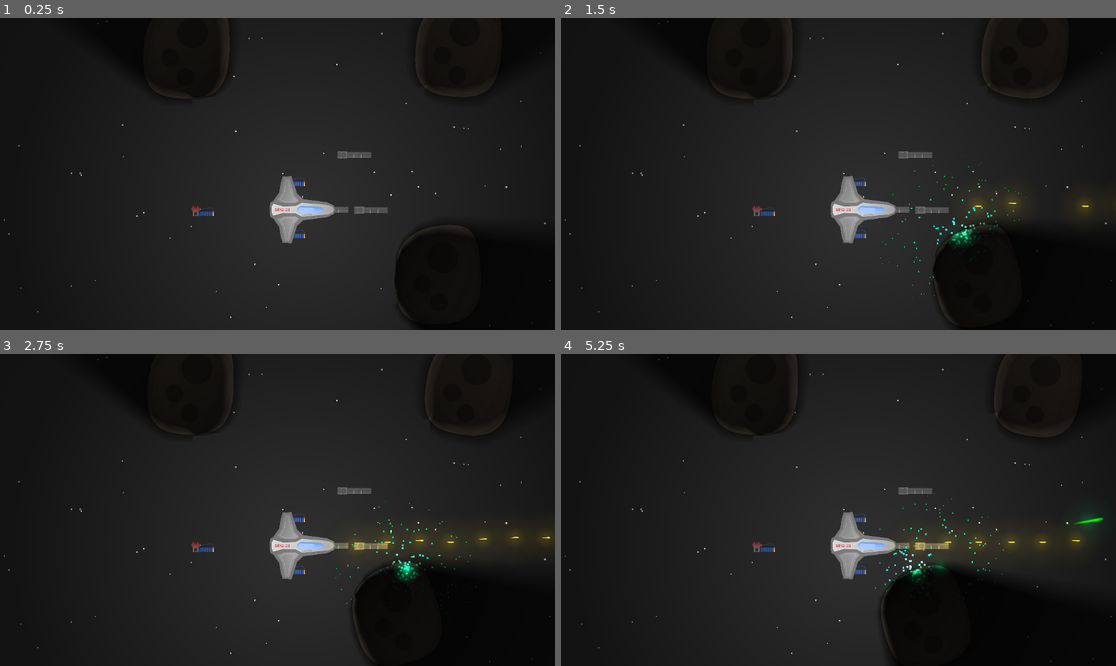
Above: before the commit, frames 1-4 (two rows, left to right).
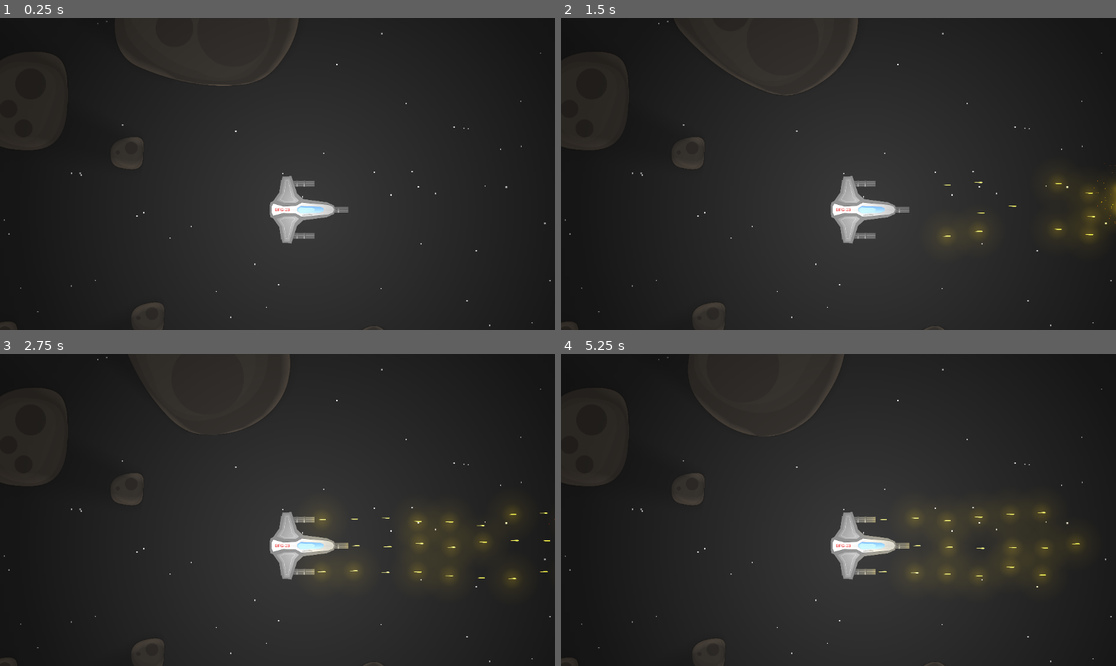
Above: after the commit, the same moments.

Repository: mkormout/graviton
Game: Godot game, scene res://world.tscn
The game is run twice, just before and just after one commit, with the same random seed, the same clock (stepped at 60 frames per second) and the same inputs.
Inputs:
- Up to frame 1 (0.25 s): no input
- Up to frame 2 (1.5 s): hold Space 0.53-1.28 s; tap Space at 1.35 s
- Up to frame 3 (2.75 s): tap Space at 1.52, 1.82 s; hold Space from 2.03 s (still down)
- Up to frame 4 (5.25 s): release Space at 2.78 s; tap Space at 2.85, 3.02, 3.32, 4.35, 4.52, 4.82 s; hold Space 3.53-4.28 s; hold Space from 5.03 s (still down)

The runs differ from the first frame. In frame 1, 11% of the frame differs, in the area x 0-100%, y 0-100%; in frame 2, 15%; in frame 3, 16%; in frame 4, 18%.

Commit message:
shoot sounds

Diff:
--- a/components/asteroid.gd
+++ b/components/asteroid.gd
@@ -1,2 +1,5 @@
 class_name Asteroid
 extends RigidBody2D
+
+func _ready():
+	contact_monitor = true
--- a/components/mountable-weapon.gd
+++ b/components/mountable-weapon.gd
@@ -6,6 +6,7 @@
 @export var rate: float
 @export var velocity: float
 @export var spread: float
+@export var sound: AudioStreamPlayer2D
 
 var shot_timer: Timer
 
@@ -33,5 +34,7 @@
 			) * velocity,
 		)
 		add_child(instance)
+		if sound:
+			sound.play()
 		shot_timer.start(rate)
 	pass
--- /dev/null
+++ b/prefabs/asteroid-large-1.tscn
@@ -0,0 +1,21 @@
+[gd_scene load_steps=4 format=3 uid="uid://bs6g3mnrmhoii"]
+
+[ext_resource type="Script" path="res://components/asteroid.gd" id="1_sf3na"]
+[ext_resource type="Texture2D" uid="uid://dyim1oylx08mh" path="res://images/asteroid-large-1.png" id="2_ffpnp"]
+
+[sub_resource type="OccluderPolygon2D" id="OccluderPolygon2D_q2mew"]
+polygon = PackedVector2Array(-250, 808, 42, 853, 412, 854, 667, 803, 814, 721, 939, 572, 1041, 389, 1089, 182, 1096, 7, 1068, -149, 1012, -274, 930, -406, 793, -500, 594, -542, 456, -578, 303, -660, 85, -789, -42, -833, -340, -864, -580, -842, -777, -762, -913, -639, -1009, -467, -1072, -178, -1093, 110, -1056, 311, -969, 446, -777, 605, -600, 700, -417, 763)
+
+[node name="Asteroid-large-1" type="RigidBody2D"]
+collision_layer = 3
+mass = 100000.0
+script = ExtResource("1_sf3na")
+
+[node name="Sprite2D" type="Sprite2D" parent="."]
+texture = ExtResource("2_ffpnp")
+
+[node name="CollisionPolygon2D" type="CollisionPolygon2D" parent="."]
+polygon = PackedVector2Array(-744, 632, -493, 740, -144, 830, 106, 859, 399, 857, 657, 806, 811, 713, 921, 596, 1035, 392, 1089, 191, 1090, -35, 1033, -236, 934, -401, 754, -514, 475, -566, 270, -675, 45, -813, -243, -858, -555, -842, -801, -746, -933, -617, -1020, -436, -1089, -91, -1089, 169, -1044, 343, -901, 512)
+
+[node name="LightOccluder2D" type="LightOccluder2D" parent="."]
+occluder = SubResource("OccluderPolygon2D_q2mew")
--- /dev/null
+++ b/prefabs/asteroid-large-2.tscn
@@ -0,0 +1,21 @@
+[gd_scene load_steps=4 format=3 uid="uid://bat6fby04jm0q"]
+
+[ext_resource type="Script" path="res://components/asteroid.gd" id="1_pr5h4"]
+[ext_resource type="Texture2D" uid="uid://b1qeuxu053jf2" path="res://images/asteroid-large-2.png" id="2_d7tor"]
+
+[sub_resource type="OccluderPolygon2D" id="OccluderPolygon2D_5cxlc"]
+polygon = PackedVector2Array(-3, 784, 367, 766, 567, 712, 721, 598, 850, 403, 940, 152, 954, -83, 912, -245, 852, -386, 736, -521, 604, -623, 439, -693, 177, -770, -43, -788, -240, -771, -481, -729, -612, -663, -745, -557, -826, -416, -910, -179, -949, 55, -948, 256, -907, 425, -814, 562, -676, 655, -345, 749, -102, 779)
+
+[node name="Asteroid-large-2" type="RigidBody2D"]
+collision_layer = 3
+mass = 100000.0
+script = ExtResource("1_pr5h4")
+
+[node name="Sprite2D" type="Sprite2D" parent="."]
+texture = ExtResource("2_d7tor")
+
+[node name="CollisionPolygon2D" type="CollisionPolygon2D" parent="."]
+polygon = PackedVector2Array(-148, 772, 222, 782, 520, 730, 703, 619, 843, 407, 940, 143, 949, -128, 859, -373, 691, -568, 445, -686, 181, -765, -87, -789, -456, -737, -718, -589, -858, -358, -933, -79, -954, 218, -889, 469, -754, 620, -501, 710, -318, 749)
+
+[node name="LightOccluder2D" type="LightOccluder2D" parent="."]
+occluder = SubResource("OccluderPolygon2D_5cxlc")
--- a/prefabs/asteroid-medium-1.tscn
+++ b/prefabs/asteroid-medium-1.tscn
@@ -1,22 +1,20 @@
-[gd_scene load_steps=4 format=3 uid="uid://cwp2sgwkhew6n"]
+[gd_scene load_steps=4 format=3 uid="uid://bsbom0yj1xcx2"]
 
 [ext_resource type="Script" path="res://components/asteroid.gd" id="1_2vbdd"]
 [ext_resource type="Texture2D" uid="uid://c8yfvagmfbcxl" path="res://images/asteroid-medium-1.png" id="1_jdx2l"]
 
-[sub_resource type="OccluderPolygon2D" id="OccluderPolygon2D_x4f7r"]
-polygon = PackedVector2Array(53, 523, 249, 486, 362, 391, 432, 256, 443, 57, 458, -155, 425, -344, 341, -483, 57, -525, -174, -477, -343, -348, -418, -200, -454, 46, -435, 274, -367, 423, -241, 492)
+[sub_resource type="OccluderPolygon2D" id="OccluderPolygon2D_4oetr"]
+polygon = PackedVector2Array(-11, 510, 112, 510, 215, 485, 330, 420, 406, 286, 444, 117, 449, -147, 425, -338, 357, -448, 230, -503, 84, -513, -74, -498, -243, -431, -355, -321, -415, -186, -446, 5, -446, 187, -414, 315, -349, 409, -230, 480, -116, 507)
 
 [node name="Asteroid-medium-1" type="RigidBody2D"]
-collision_layer = 3
 mass = 50000.0
-inertia = 5000.0
 script = ExtResource("1_2vbdd")
 
 [node name="Sprite2D" type="Sprite2D" parent="."]
 texture = ExtResource("1_jdx2l")
 
 [node name="CollisionPolygon2D" type="CollisionPolygon2D" parent="."]
-polygon = PackedVector2Array(-447, -1, -427, -151, -366, -320, -261, -421, -123, -490, 111, -520, 330, -475, 405, -388, 443, -272, 453, -131, 440, 170, 414, 289, 359, 392, 242, 481, 71, 515, -106, 506, -247, 484, -357, 416, -411, 338, -442, 233)
+polygon = PackedVector2Array(-8, 511, 139, 506, 275, 460, 377, 356, 435, 180, 449, -59, 438, -278, 391, -408, 296, -483, 128, -512, -106, -488, -243, -426, -345, -336, -417, -176, -446, 18, -439, 221, -391, 367, -298, 455, -146, 501)
 
 [node name="LightOccluder2D" type="LightOccluder2D" parent="."]
-occluder = SubResource("OccluderPolygon2D_x4f7r")
+occluder = SubResource("OccluderPolygon2D_4oetr")
--- /dev/null
+++ b/prefabs/asteroid-medium-2.tscn
@@ -0,0 +1,21 @@
+[gd_scene load_steps=4 format=3 uid="uid://b8b07kcxmxfw1"]
+
+[ext_resource type="Script" path="res://components/asteroid.gd" id="1_it4vf"]
+[ext_resource type="Texture2D" uid="uid://cao3ij7i6ac28" path="res://images/asteroid-medium-2.png" id="2_eat6m"]
+
+[sub_resource type="OccluderPolygon2D" id="OccluderPolygon2D_uxoky"]
+polygon = PackedVector2Array(-117, 485, 32, 490, 216, 470, 357, 430, 467, 355, 525, 241, 542, 145, 536, -23, 515, -127, 459, -268, 386, -368, 284, -437, 161, -482, 32, -488, -49, -469, -126, -404, -186, -329, -268, -238, -358, -163, -474, -67, -525, 13, -541, 97, -534, 190, -495, 322, -438, 392, -382, 430, -306, 457, -211, 478)
+
+[node name="Asteroid-medium-2" type="RigidBody2D"]
+collision_layer = 3
+mass = 50000.0
+script = ExtResource("1_it4vf")
+
+[node name="Sprite2D" type="Sprite2D" parent="."]
+texture = ExtResource("2_eat6m")
+
+[node name="LightOccluder2D" type="LightOccluder2D" parent="."]
+occluder = SubResource("OccluderPolygon2D_uxoky")
+
+[node name="CollisionPolygon2D" type="CollisionPolygon2D" parent="."]
+polygon = PackedVector2Array(-144, 487, 78, 485, 249, 467, 393, 410, 489, 323, 540, 175, 536, -52, 471, -238, 362, -391, 195, -472, 71, -485, -21, -475, -82, -442, -147, -379, -247, -254, -375, -146, -481, -53, -538, 37, -535, 149, -516, 269, -448, 379, -354, 443, -249, 475)
--- /dev/null
+++ b/prefabs/asteroid-small-1.tscn
@@ -0,0 +1,21 @@
+[gd_scene load_steps=4 format=3 uid="uid://b3vjq05jtdfvv"]
+
+[ext_resource type="Script" path="res://components/asteroid.gd" id="1_rvqx0"]
+[ext_resource type="Texture2D" uid="uid://cj147elxy4bu0" path="res://images/asteroid-small-1.png" id="2_56l8v"]
+
+[sub_resource type="OccluderPolygon2D" id="OccluderPolygon2D_w77cl"]
+polygon = PackedVector2Array(-43, 158, 33, 169, 101, 161, 142, 137, 163, 94, 167, 19, 173, -66, 165, -130, 133, -161, 85, -172, 24, -166, -60, -149, -123, -108, -165, -57, -176, 9, -166, 70, -135, 121, -87, 147)
+
+[node name="Asteroid-small-1" type="RigidBody2D"]
+collision_layer = 3
+mass = 10000.0
+script = ExtResource("1_rvqx0")
+
+[node name="Sprite2D" type="Sprite2D" parent="."]
+texture = ExtResource("2_56l8v")
+
+[node name="CollisionPolygon2D" type="CollisionPolygon2D" parent="."]
+polygon = PackedVector2Array(-68, 153, 5, 166, 79, 167, 128, 151, 158, 106, 166, 17, 174, -66, 167, -128, 134, -162, 71, -172, -49, -150, -122, -112, -164, -53, -172, 18, -161, 82, -117, 134)
+
+[node name="LightOccluder2D" type="LightOccluder2D" parent="."]
+occluder = SubResource("OccluderPolygon2D_w77cl")
--- /dev/null
+++ b/prefabs/asteroid-small-2.tscn
@@ -0,0 +1,21 @@
+[gd_scene load_steps=4 format=3 uid="uid://bgngk1qmeh8ed"]
+
+[ext_resource type="Script" path="res://components/asteroid.gd" id="1_gwqjj"]
+[ext_resource type="Texture2D" uid="uid://c4gy34pv1a31w" path="res://images/asteroid-small-2.png" id="2_nu1et"]
+
+[sub_resource type="OccluderPolygon2D" id="OccluderPolygon2D_2rnp4"]
+polygon = PackedVector2Array(0, 173, 83, 170, 140, 155, 168, 115, 177, 59, 174, -39, 149, -109, 105, -156, 49, -172, -13, -169, -75, -146, -126, -104, -156, -49, -175, 16, -176, 62, -157, 114, -114, 151, -64, 167)
+
+[node name="Asteroid-small-2" type="RigidBody2D"]
+collision_layer = 3
+mass = 10000.0
+script = ExtResource("1_gwqjj")
+
+[node name="Sprite2D" type="Sprite2D" parent="."]
+texture = ExtResource("2_nu1et")
+
+[node name="CollisionPolygon2D" type="CollisionPolygon2D" parent="."]
+polygon = PackedVector2Array(-21, 170, 59, 171, 120, 162, 162, 132, 177, 57, 171, -52, 135, -128, 79, -166, 3, -171, -63, -151, -127, -102, -170, -15, -174, 69, -140, 132, -81, 161)
+
+[node name="LightOccluder2D" type="LightOccluder2D" parent="."]
+occluder = SubResource("OccluderPolygon2D_2rnp4")
--- a/prefabs/minigun/minigun-bullet-hit.tscn
+++ b/prefabs/minigun/minigun-bullet-hit.tscn
@@ -1,6 +1,7 @@
-[gd_scene load_steps=6 format=3 uid="uid://b8d4dssoxnkg2"]
+[gd_scene load_steps=7 format=3 uid="uid://b8d4dssoxnkg2"]
 
 [ext_resource type="Script" path="res://components/bullet-hit.gd" id="1_te3u4"]
+[ext_resource type="AudioStream" uid="uid://c68sjlvhek3f0" path="res://sounds/minigun-impact.mp3" id="2_yd0dh"]
 
 [sub_resource type="Curve" id="Curve_kqsga"]
 _data = [Vector2(0, 1), 0.0, 0.0, 0, 0, Vector2(1, 0.0901849), 0.0, 0.0, 0, 0]
@@ -25,12 +26,13 @@
 
 [node name="MinigunBulletHit" type="Node2D"]
 script = ExtResource("1_te3u4")
+time = 0.2
 
 [node name="CPUParticles2D" type="CPUParticles2D" parent="."]
 scale = Vector2(10, 10)
-amount = 10
-lifetime = 0.3
-explosiveness = 0.66
+amount = 20
+lifetime = 0.2
+explosiveness = 0.8
 direction = Vector2(2.08165e-12, 2.08165e-12)
 spread = 180.0
 gravity = Vector2(2.08165e-12, 2.08165e-12)
@@ -50,3 +52,10 @@
 shadow_filter_smooth = 1.7
 texture = SubResource("GradientTexture2D_daifg")
 height = 100.0
+
+[node name="AudioStreamPlayer2D" type="AudioStreamPlayer2D" parent="."]
+stream = ExtResource("2_yd0dh")
+volume_db = -20.0
+autoplay = true
+max_distance = 10000.0
+max_polyphony = 6
--- a/prefabs/minigun/minigun-bullet.tscn
+++ b/prefabs/minigun/minigun-bullet.tscn
@@ -21,7 +21,8 @@
 fill_to = Vector2(1, 1)
 
 [node name="MinigunBullet" type="RigidBody2D"]
-collision_layer = 2
+collision_layer = 3
+mass = 10.0
 max_contacts_reported = 100
 contact_monitor = true
 script = ExtResource("1_ur8u5")
--- a/prefabs/minigun/minigun.tscn
+++ b/prefabs/minigun/minigun.tscn
@@ -1,14 +1,15 @@
-[gd_scene load_steps=6 format=3 uid="uid://chwvdyeaq44p4"]
+[gd_scene load_steps=7 format=3 uid="uid://chwvdyeaq44p4"]
 
 [ext_resource type="Texture2D" uid="uid://d0mea2b5pdefi" path="res://images/minigun.png" id="1_acpa0"]
 [ext_resource type="Script" path="res://components/mountable-weapon.gd" id="1_f25lk"]
 [ext_resource type="PackedScene" uid="uid://cn8cxmqc4klkd" path="res://prefabs/minigun/minigun-bullet.tscn" id="2_72a78"]
 [ext_resource type="Script" path="res://components/mount-point.gd" id="2_uuclo"]
+[ext_resource type="AudioStream" uid="uid://bs1yoexmwj7op" path="res://sounds/minigun-shot.mp3" id="5_smrsu"]
 
 [sub_resource type="RectangleShape2D" id="RectangleShape2D_apxb2"]
 size = Vector2(70, 346)
 
-[node name="Minigun" type="RigidBody2D" node_paths=PackedStringArray("barrel")]
+[node name="Minigun" type="RigidBody2D" node_paths=PackedStringArray("barrel", "sound")]
 z_index = 1
 script = ExtResource("1_f25lk")
 ammo = ExtResource("2_72a78")
@@ -16,6 +17,7 @@
 rate = 1.0
 velocity = 10000.0
 spread = 0.05
+sound = NodePath("AudioStreamPlayer2D")
 
 [node name="Sprite2D" type="Sprite2D" parent="."]
 rotation = 1.5708
@@ -31,3 +33,9 @@
 
 [node name="Barrel" type="Node2D" parent="."]
 position = Vector2(250, 2.08165e-12)
+
+[node name="AudioStreamPlayer2D" type="AudioStreamPlayer2D" parent="."]
+stream = ExtResource("5_smrsu")
+volume_db = -20.0
+max_distance = 10000.0
+max_polyphony = 6
--- a/prefabs/ship-bfg-23/propeller-left.tres
+++ b/prefabs/ship-bfg-23/propeller-left.tres
@@ -4,5 +4,5 @@
 
 [resource]
 script = ExtResource("1_mg1i7")
-thrust = 1500000
+thrust = 1000000
 vector = Vector2(2.08165e-12, 1)
--- a/prefabs/ship-bfg-23/propeller-right.tres
+++ b/prefabs/ship-bfg-23/propeller-right.tres
@@ -4,5 +4,5 @@
 
 [resource]
 script = ExtResource("1_8u7m3")
-thrust = 1500000
+thrust = 1000000
 vector = Vector2(2.08165e-12, -1)
--- a/prefabs/ship-bfg-23/ship-bfg-23.tscn
+++ b/prefabs/ship-bfg-23/ship-bfg-23.tscn
@@ -188,11 +188,10 @@
 [node name="PointLight2D" type="PointLight2D" parent="."]
 z_index = 10
 energy = 1.1
-blend_mode = 2
-shadow_enabled = true
-shadow_color = Color(0, 0, 0, 0.905882)
-shadow_filter = 2
-shadow_filter_smooth = 1.7
+shadow_enabled = true
+shadow_color = Color(0.14902, 0.14902, 0.14902, 1)
+shadow_filter = 2
+shadow_filter_smooth = 1.0
 texture = SubResource("GradientTexture2D_ysh2g")
 texture_scale = 50.0
 height = 100.0
--- a/world.gd
+++ b/world.gd
@@ -18,5 +18,5 @@
 
 func mount_minigun():
 	$"Ship-bfg-23".mount_weapon($Minigun, "")
-	$"Ship-bfg-23".mount_weapon($Laser2, "left")
-	$"Ship-bfg-23".mount_weapon($Laser3, "right")
+	$"Ship-bfg-23".mount_weapon($Minigun2, "left")
+	$"Ship-bfg-23".mount_weapon($Minigun3, "right")
--- a/world.tscn
+++ b/world.tscn
@@ -1,10 +1,14 @@
-[gd_scene load_steps=7 format=3 uid="uid://cis3fbeacp7l1"]
+[gd_scene load_steps=11 format=3 uid="uid://cis3fbeacp7l1"]
 
 [ext_resource type="PackedScene" uid="uid://diqfcg5rnk5rq" path="res://prefabs/ship-bfg-23/ship-bfg-23.tscn" id="1_mdfo8"]
 [ext_resource type="Script" path="res://world.gd" id="1_pt5pr"]
-[ext_resource type="PackedScene" uid="uid://cwp2sgwkhew6n" path="res://prefabs/asteroid-medium-1.tscn" id="3_5lbjh"]
+[ext_resource type="PackedScene" uid="uid://bsbom0yj1xcx2" path="res://prefabs/asteroid-medium-1.tscn" id="3_5lbjh"]
 [ext_resource type="PackedScene" uid="uid://chwvdyeaq44p4" path="res://prefabs/minigun/minigun.tscn" id="4_a3x8i"]
-[ext_resource type="PackedScene" uid="uid://qgbjdoeg1ce2" path="res://prefabs/laser/laser.tscn" id="5_lmqhq"]
+[ext_resource type="PackedScene" uid="uid://bs6g3mnrmhoii" path="res://prefabs/asteroid-large-1.tscn" id="5_2whts"]
+[ext_resource type="PackedScene" uid="uid://bat6fby04jm0q" path="res://prefabs/asteroid-large-2.tscn" id="6_0fwt6"]
+[ext_resource type="PackedScene" uid="uid://b8b07kcxmxfw1" path="res://prefabs/asteroid-medium-2.tscn" id="7_pu8rm"]
+[ext_resource type="PackedScene" uid="uid://b3vjq05jtdfvv" path="res://prefabs/asteroid-small-1.tscn" id="8_nywap"]
+[ext_resource type="PackedScene" uid="uid://bgngk1qmeh8ed" path="res://prefabs/asteroid-small-2.tscn" id="9_yvw06"]
 
 [sub_resource type="Curve" id="Curve_51lj4"]
 bake_resolution = 1000
@@ -16,23 +20,6 @@
 
 [node name="Ship-bfg-23" parent="." instance=ExtResource("1_mdfo8")]
 position = Vector2(261, 371)
-
-[node name="Asteroid-medium-2" parent="." instance=ExtResource("3_5lbjh")]
-position = Vector2(-950, -1292)
-mass = 1.0
-linear_velocity = Vector2(20, 0)
-
-[node name="Asteroid-medium-3" parent="." instance=ExtResource("3_5lbjh")]
-position = Vector2(1867, -1313)
-mass = 1.0
-linear_velocity = Vector2(50, 10)
-angular_velocity = 0.0872665
-
-[node name="Asteroid-medium-4" parent="." instance=ExtResource("3_5lbjh")]
-position = Vector2(1710, 1044)
-mass = 1.0
-linear_velocity = Vector2(-200, 20)
-angular_velocity = -0.349066
 
 [node name="Minigun" parent="." instance=ExtResource("4_a3x8i")]
 position = Vector2(732, 120)
@@ -69,26 +56,93 @@
 z_as_relative = false
 anchors_preset = 9
 anchor_bottom = 1.0
-offset_left = -15033.0
-offset_top = -12833.0
-offset_right = 13592.0
-offset_bottom = 10519.0
-grow_horizontal = 2
+offset_left = -14262.0
+offset_top = -11319.0
+offset_right = 14363.0
+offset_bottom = 12033.0
 grow_vertical = 2
 color = Color(0.172549, 0.172549, 0.172549, 1)
 
 [node name="Camera2D" type="Camera2D" parent="."]
 
-[node name="Laser" parent="." instance=ExtResource("5_lmqhq")]
-position = Vector2(-777, 384)
-
-[node name="Laser2" parent="." node_paths=PackedStringArray("barrel") instance=ExtResource("5_lmqhq")]
-position = Vector2(-777, 384)
-barrel = NodePath("../Laser/Barrel")
-
-[node name="Laser3" parent="." node_paths=PackedStringArray("barrel") instance=ExtResource("5_lmqhq")]
-position = Vector2(-777, 384)
-barrel = NodePath("../Laser/Barrel")
-
 [node name="CanvasModulate" type="CanvasModulate" parent="."]
 color = Color(0.235294, 0.235294, 0.235294, 1)
+
+[node name="Asteroid-large-1" parent="." instance=ExtResource("5_2whts")]
+position = Vector2(3926, 2535)
+angular_velocity = 0.523599
+angular_damp_mode = 1
+
+[node name="Asteroid-large-2" parent="." instance=ExtResource("6_0fwt6")]
+position = Vector2(-725, -1714)
+angular_velocity = 0.349066
+angular_damp_mode = 1
+
+[node name="Asteroid-medium-5" parent="." instance=ExtResource("7_pu8rm")]
+position = Vector2(-2698, 2775)
+linear_velocity = Vector2(0, -10)
+angular_velocity = 0.174533
+angular_damp_mode = 1
+
+[node name="Asteroid-small-1" parent="." instance=ExtResource("8_nywap")]
+position = Vector2(-2874, 1699)
+
+[node name="Asteroid-small-2" parent="." instance=ExtResource("9_yvw06")]
+position = Vector2(-488, 3408)
+
+[node name="Asteroid-small-3" parent="." instance=ExtResource("8_nywap")]
+position = Vector2(3068, 200)
+
+[node name="Asteroid-small-4" parent="." instance=ExtResource("9_yvw06")]
+position = Vector2(973, 1753)
+
+[node name="Asteroid-small-5" parent="." instance=ExtResource("8_nywap")]
+position = Vector2(-1347, 1502)
+
+[node name="Asteroid-small-6" parent="." instance=ExtResource("9_yvw06")]
+position = Vector2(-1345, 2706)
+
+[node name="Asteroid-small-7" parent="." instance=ExtResource("8_nywap")]
+position = Vector2(-3662, 87)
+
+[node name="Asteroid-small-8" parent="." instance=ExtResource("8_nywap")]
+position = Vector2(-1562, -217)
+
+[node name="Asteroid-small-9" parent="." instance=ExtResource("9_yvw06")]
+position = Vector2(-3320, 847)
+
+[node name="Asteroid-small-10" parent="." instance=ExtResource("8_nywap")]
+position = Vector2(3379, -1357)
+
+[node name="Asteroid-small-11" parent="." instance=ExtResource("9_yvw06")]
+position = Vector2(1479, -1880)
+
+[node name="Asteroid-large-3" parent="." instance=ExtResource("5_2whts")]
+position = Vector2(-5116, -1509)
+
+[node name="Asteroid-medium-2" parent="." instance=ExtResource("7_pu8rm")]
+position = Vector2(4814, 505)
+
+[node name="Asteroid-medium-1" parent="." instance=ExtResource("3_5lbjh")]
+position = Vector2(4444, -1813)
+
+[node name="Asteroid-medium-3" parent="." instance=ExtResource("3_5lbjh")]
+position = Vector2(-2626, -759)
+
+[node name="Asteroid-medium-4" parent="." instance=ExtResource("3_5lbjh")]
+position = Vector2(776, 3879)
+
+[node name="Asteroid-small-12" parent="." instance=ExtResource("8_nywap")]
+position = Vector2(-2655, -2621)
+
+[node name="Asteroid-small-13" parent="." instance=ExtResource("9_yvw06")]
+position = Vector2(-659, -3429)
+
+[node name="Asteroid-small-14" parent="." instance=ExtResource("8_nywap")]
+position = Vector2(-4280, -2982)
+
+[node name="Asteroid-small-15" parent="." instance=ExtResource("9_yvw06")]
+position = Vector2(2695, -3087)
+
+[node name="Asteroid-small-16" parent="." instance=ExtResource("8_nywap")]
+position = Vector2(-5278, 1598)
Not shown, added: sounds/minigun-impact.mp3.import
Not shown, added: sounds/minigun-shot.mp3.import
Not shown, added: sounds/minigun-impact.mp3
Not shown, added: sounds/minigun-shot.mp3
